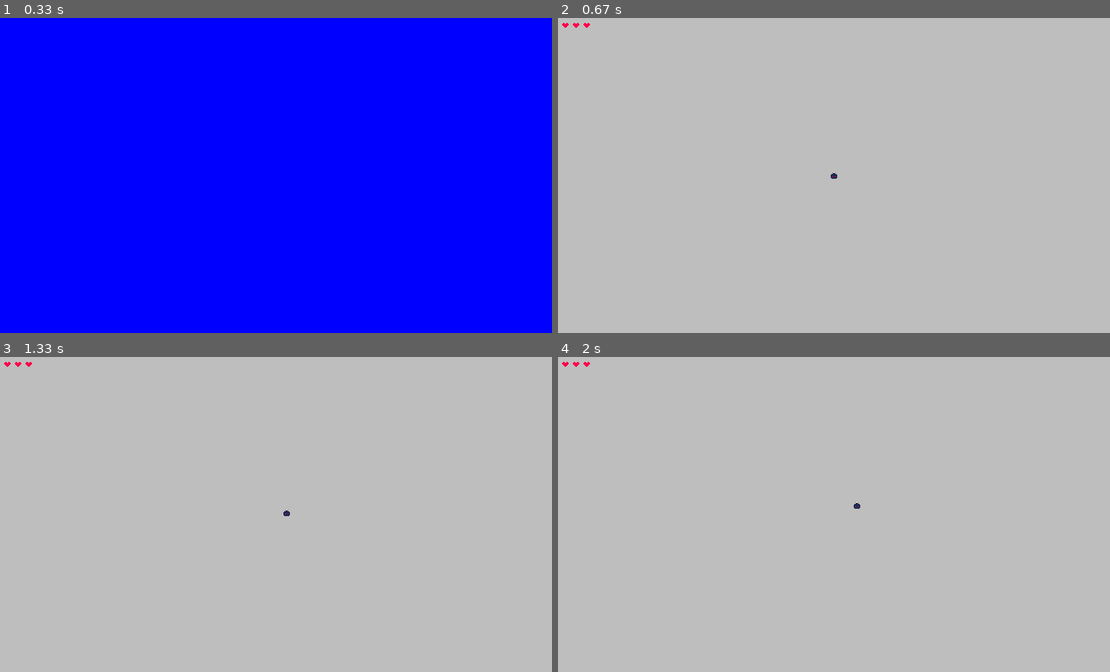
Above: before the commit, frames 1-4 (two rows, left to right).
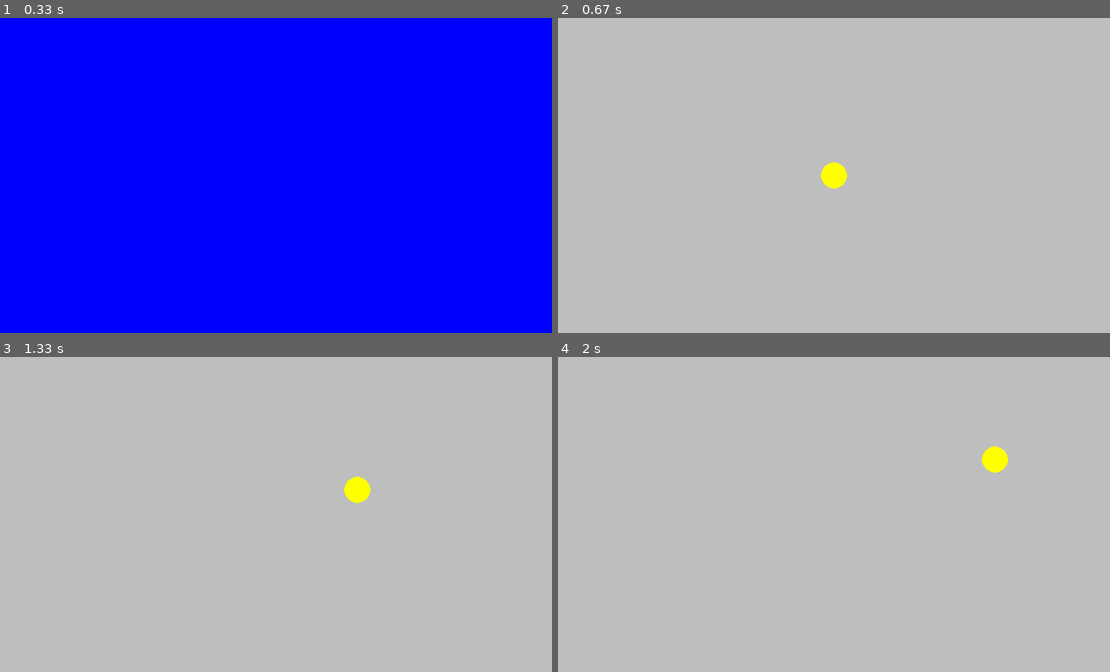
Above: after the commit, the same moments.

Repository: Hato1/monorail
Game: pygame game, started from src/monorail/main.py
Same seed, same stepped clock (60 frames per second), same inputs: the game is played once before the commit and once after it.
Inputs:
- Up to frame 1 (0.33 s): no input
- Up to frame 2 (0.67 s): tap Enter at 0.33 s
- Up to frame 3 (1.33 s): hold Right 0.67-1.13 s; hold Up from 1.17 s (still down)
- Up to frame 4 (2 s): release Up at 1.47 s; hold Right 1.5-1.97 s

Frame 1 is identical in both runs. In frame 2, 0.3% of the frame differs, in the area x 0-53%, y 1-55%; in frame 3, 0.4%, in the area x 0-68%, y 1-51%; in frame 4, 0.4%.

Commit message:
Add monorail

Diff:
--- a/src/monorail/constants.py
+++ b/src/monorail/constants.py
@@ -9,3 +9,4 @@
 
 # Colors
 BLACK = (0, 0, 0)
+YELLOW = (255, 255, 0)
--- /dev/null
+++ b/src/monorail/entities/monorail.py
@@ -0,0 +1,80 @@
+"""Class representing the player's monorail."""
+
+from enum import Enum
+
+import pygame as pg
+from pygame import Color
+
+from monorail import constants
+from monorail.utils.vector import Vector2
+
+
+class Direction(Enum):
+    """Enum representing the four cardinal directions."""
+
+    STOP = Vector2(0, 0)
+    UP = Vector2(0, -1)
+    DOWN = Vector2(0, 1)
+    LEFT = Vector2(-1, 0)
+    RIGHT = Vector2(1, 0)
+
+    @property
+    def vector(self) -> Vector2:
+        """Return the vector representation of the direction."""
+        return self.value
+
+
+def get_directional_input(keys) -> Direction | None:
+    """Get directional input from the keyboard and return it as a Direction."""
+    if keys[pg.K_w] or keys[pg.K_UP]:
+        return Direction.UP
+    if keys[pg.K_s] or keys[pg.K_DOWN]:
+        return Direction.DOWN
+    if keys[pg.K_a] or keys[pg.K_LEFT]:
+        return Direction.LEFT
+    if keys[pg.K_d] or keys[pg.K_RIGHT]:
+        return Direction.RIGHT
+    return None
+
+
+class Monorail:
+    """Class representing the player's monorail.
+
+    Attributes:
+       x: The x-coordinate of the monorail's position.
+       y: The y-coordinate of the monorail's position.
+       speed: The speed at which the monorail moves in pixels per second.
+       color: The color of the monorail, as an RGB tuple.
+
+    Methods:
+       update: Update the monorail's position based on its speed and the time since the last frame.
+       draw: Draw the monorail to a given surface.
+    """
+
+    def __init__(
+        self,
+        position: Vector2,
+        speed_multiplier: float = 1.0,
+        name: str = "Manwell",
+    ):
+        self.name = name
+        self.position = position
+        self.direction = Direction.STOP
+        self.base_speed = 100 * constants.TILE_SIZE / 16
+        self.speed_multiplier = speed_multiplier
+        self.color = Color("yellow")
+
+    @property
+    def speed(self) -> float:
+        """Calculate the current speed of the monorail based on its base speed and speed multiplier."""
+        return self.base_speed * self.speed_multiplier
+
+    def update(self, dt: float, keys) -> None:
+        """Update the monorail's position based on its speed and the time since the last frame."""
+        self.position += self.direction.vector * self.speed * dt
+        self.direction = get_directional_input(keys) or self.direction
+
+    def draw(self, surface: pg.Surface) -> None:
+        """Draw the monorail to a given surface."""
+        # TODO: Replace with sprite when available.
+        pg.draw.circle(surface, self.color, (self.position.x, self.position.y), constants.TILE_SIZE / 2)
--- a/src/monorail/states/game.py
+++ b/src/monorail/states/game.py
@@ -3,9 +3,11 @@
 
 import pygame as pg
 
+from monorail.entities.monorail import Monorail
 from monorail.states import main_menu
-from monorail.utils.asset_manager import Images, UIElements
+from monorail.utils.asset_manager import Images
 from monorail.utils.state_manager import State
+from monorail.utils.vector import Vector2
 
 
 def get_random_position_on_rect_perimeter(rect: pg.Rect) -> pg.Vector2:
@@ -120,23 +122,13 @@
 
 
 class Game(State):
-    DEFAULT_MONSTER_INTERVAL = 2  # Seconds between monster spawns.
-    MONSTER_INTERVAL_DECREASE_RATE = 0.02  # Rate at which monster spawn interval decreases.
-    MINIMUM_MONSTER_INTERVAL = 0.1  # Minimum seconds between monster spawns.
-
     def __init__(self) -> None:
         super().__init__()
-        self.monster_meter: float
-        self.monster_interval: float
-        self.monsters: list[Monster]
-        self.player: Player
+        self.monorail: Monorail
 
     def startup(self, current_time: float, persistant: dict[str, Any], previous: type[State], surface_rect: pg.Rect):
         super().startup(current_time, persistant, previous, surface_rect)
-        self.monster_meter = 0
-        self.monster_interval = self.DEFAULT_MONSTER_INTERVAL
-        self.monsters = []
-        self.player = Player(pg.Vector2(surface_rect.center))
+        self.monorail = Monorail(position=Vector2(*surface_rect.center))
 
     def get_event(self, event: pg.Event):
         if event.type == pg.KEYDOWN:
@@ -147,62 +139,9 @@
                 # and to keep the reference short.
                 self.next = main_menu.MainMenu
 
-    def draw_healthbar(self, surface):
-        """Draws the player's health as hearts in the top-left corner."""
-        heart_full = UIElements.HEART_FULL.load()
-        empty_heart = UIElements.HEART_EMPTY.load()
-
-        for i in range(self.player.max_health):
-            heart = heart_full if i < self.player.health else empty_heart
-            surface.blit(heart, (5 + i * (heart.get_width() + 5), 5))
-
-    def update_monster_spawner(self, surface_rect: pg.Rect, dt: float):
-        """Spawns monsters over time based on the monster meter and interval."""
-        self.monster_meter += dt
-        while self.monster_meter > self.monster_interval:
-            new_monster = Monster.create_monster(surface_rect, self.player.position)
-            self.monsters.append(new_monster)
-            self.monster_meter -= self.monster_interval
-
-    def update_player_movement(self, surface_rect: pg.Rect, keys, dt: float):
-        """Update player position based on input keys."""
-        movement = pg.Vector2(0, 0)
-        if keys[pg.K_w] or keys[pg.K_UP]:
-            movement.y -= 1
-        if keys[pg.K_s] or keys[pg.K_DOWN]:
-            movement.y += 1
-        if keys[pg.K_a] or keys[pg.K_LEFT]:
-            movement.x -= 1
-        if keys[pg.K_d] or keys[pg.K_RIGHT]:
-            movement.x += 1
-        # TODO: Controller support?
-        self.player.increase_velocity(movement)
-        self.player.update(surface_rect, dt)
-
-    def update_difficulty(self, dt: float):
-        """Gradually increase game difficulty over time."""
-        self.monster_interval -= self.MONSTER_INTERVAL_DECREASE_RATE * dt
-        self.monster_interval = max(self.monster_interval, self.MINIMUM_MONSTER_INTERVAL)
-
     def update(self, surface_rect, keys, current_time, dt):
-        self.update_monster_spawner(surface_rect, dt)
-        self.update_player_movement(surface_rect, keys, dt)
-
-        for monster in self.monsters:
-            monster.update(dt)
-            if monster.rect.colliderect(self.player.rect):
-                self.player.health -= 1
-                self.monsters.remove(monster)
-
-        if self.player.health <= 0:
-            self.done = True
-            self.next = main_menu.MainMenu
-
-        self.update_difficulty(dt)
+        self.monorail.update(dt, keys)
 
     def draw(self, surface: pg.Surface, keys, current_time: float, dt: float):
         surface.fill(pg.Color("gray"))
-        for monster in self.monsters:
-            monster.draw(surface, current_time)
-        self.player.draw(surface)
-        self.draw_healthbar(surface)
+        self.monorail.draw(surface)
--- a/src/monorail/utils/vector.py
+++ b/src/monorail/utils/vector.py
@@ -6,6 +6,7 @@
     """A simple 2D vector class for basic vector operations.
 
     TODO: Implement copy or type conversion methods if needed in the future.
+    TODO: Inherit from Pygame's Vector2?
     """
 
     THRESHOLD = 1e-6  # Threshold for floating-point comparison in equality check.
